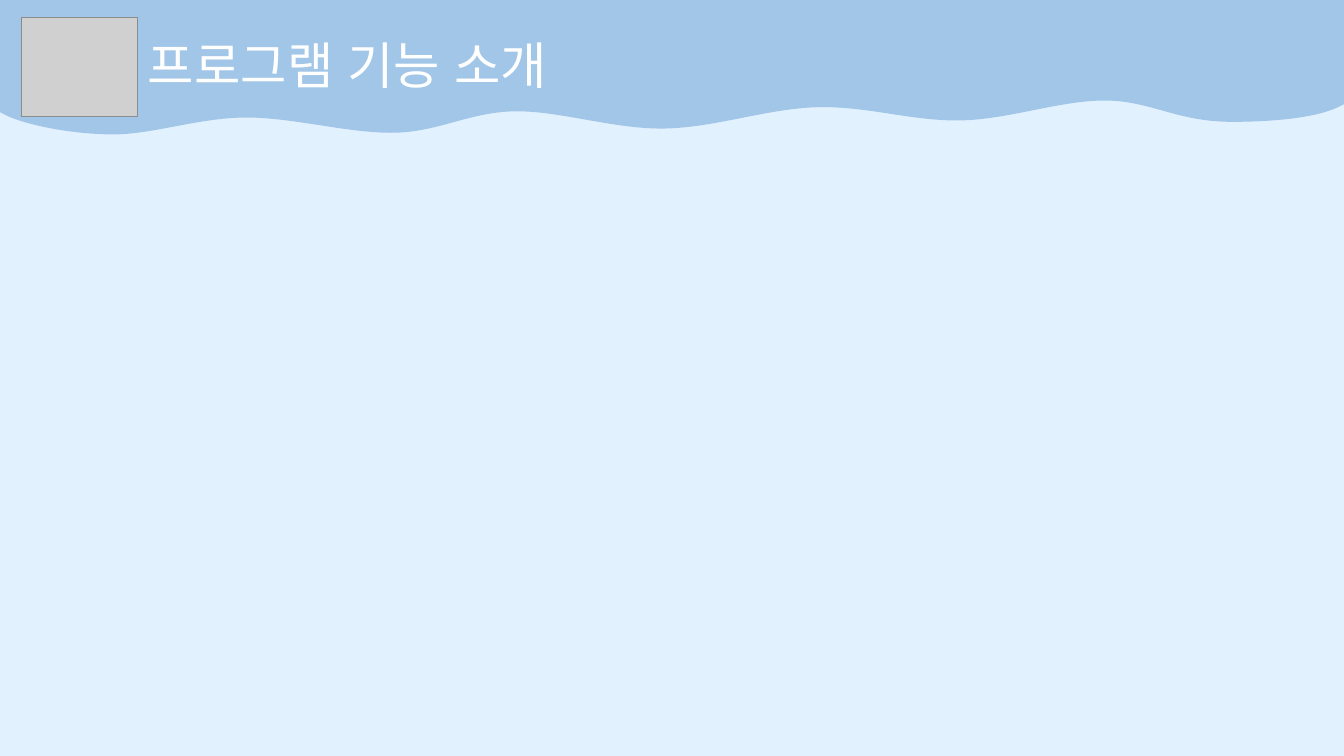
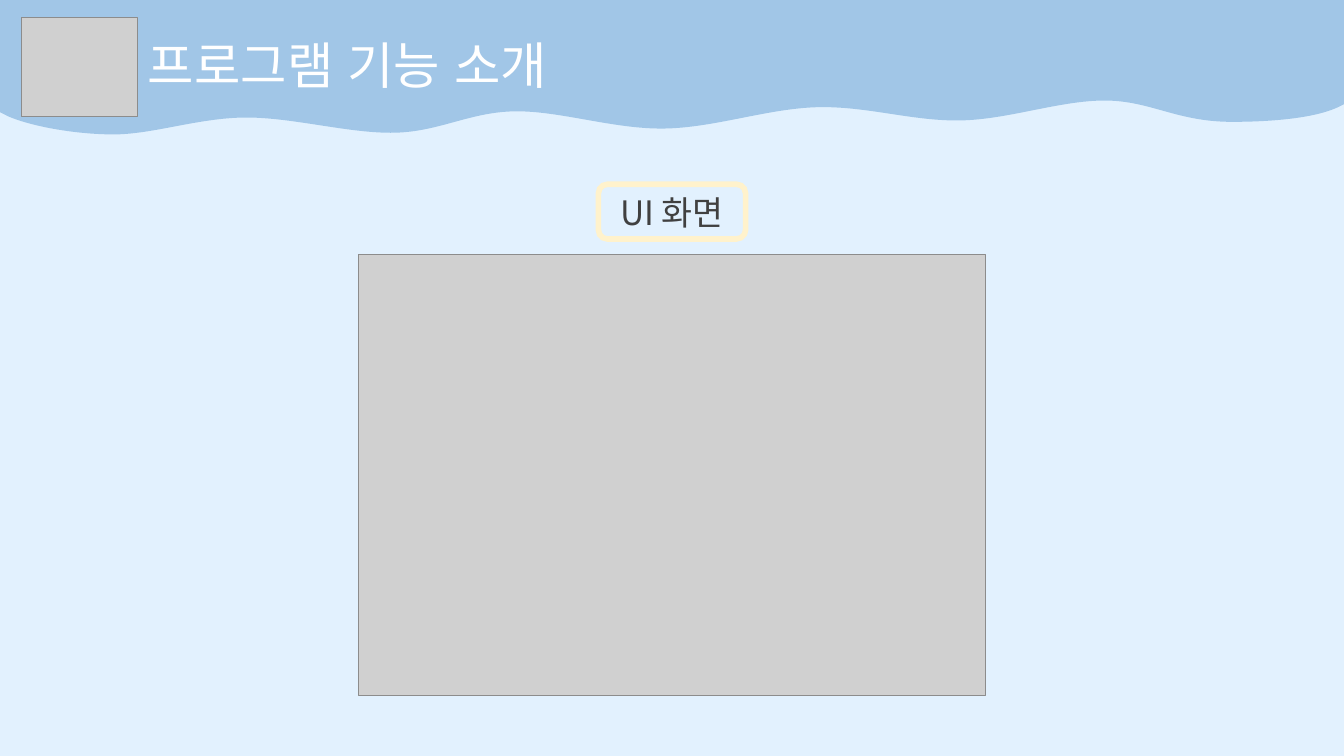
Before and after one commit to HongMyengJin/scriptlang, a slide deck: slide 3 of TermProject/Term최종발표.pptx (slide 4 before the commit). Drawn at 1344x756 pixels with LibreOffice and Linux fonts; fonts in the diff are those of the drawing; grey boxes stand for pictures. Boxes give left, top, right and bottom in pixels: in the first picture for what was removed or moved away, otherwise in the second. Text is boxed around its words. In the diff, an @@ line names an element or a change of style, - is before the commit and + after.

```diff
--- a/TermProject/Term최종발표.pptx
+++ b/TermProject/Term최종발표.pptx
@@ rounded rectangle added at bbox=[599, 185, 746, 239], fill #E2F1FE, outline #FFF2CC 4 pt, 24 pt, text #404040 @@
+UI 화면
@@ picture added at bbox=[358, 254, 986, 695] @@
```
Also in this commit, not shown: 4 other slides changed, 7 slides added, 1 slide removed, 52 other files.
